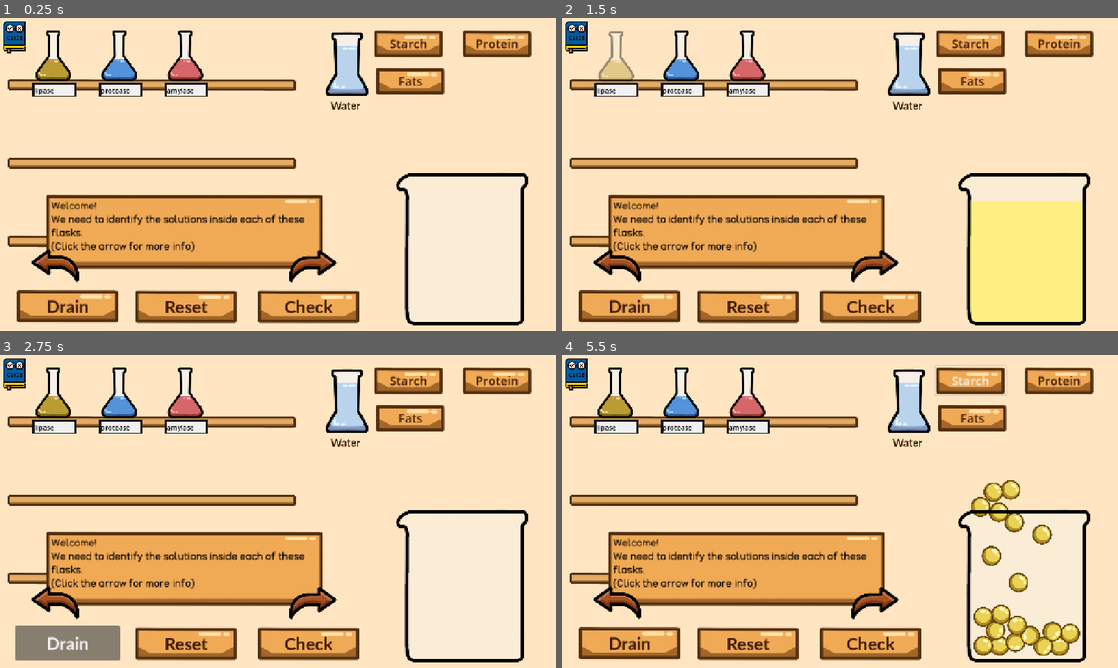
Above: before the commit, frames 1-4 (two rows, left to right).
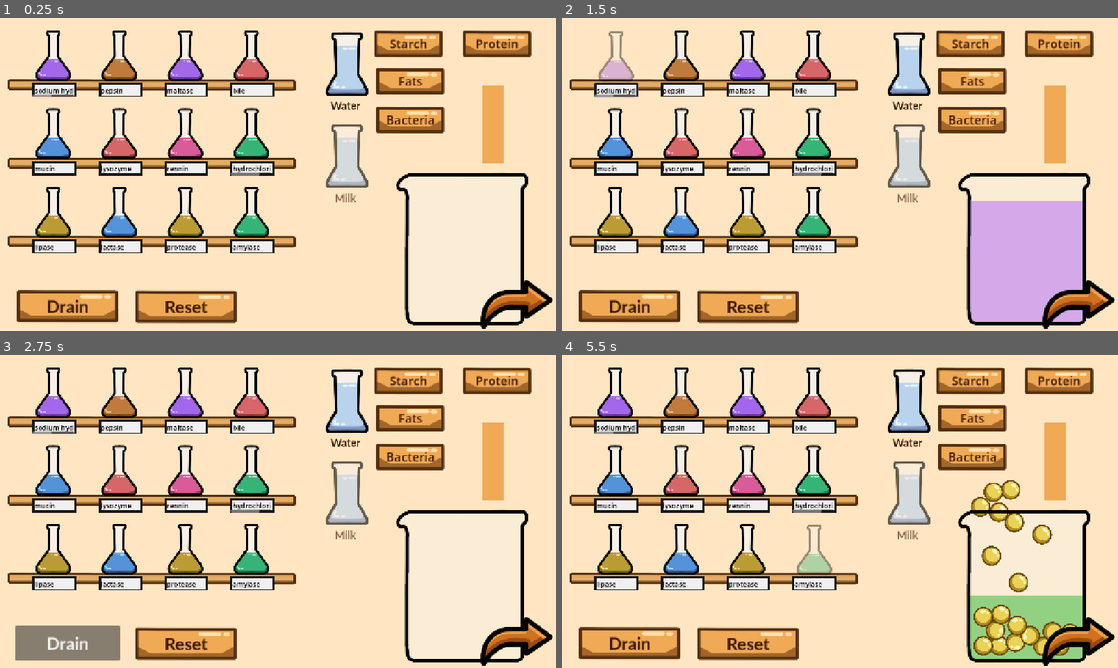
Above: after the commit, the same moments.

Repository: Fae-aof/Digestion-Junction
Game: Godot game, scene res://Digestion Track/track_level.tscn
Two runs of this game, one before a commit and one after it. Both use one fixed random seed, a clock stepped at 60 frames per second and the inputs below. Before the commit the project starts from res://Levels/level 1.tscn.
Inputs (mouse positions are in pixels of both pictures, inside the frame that each line leads up to):
- Up to frame 1 (0.25 s): no input
- Up to frame 2 (1.5 s): click (617, 55) at 0.52 s; tap Enter at 1.25 s; move the mouse to (962, 158) at 1.27 s; hold Right from 1.28 s (still down); tap Alt at 1.35 s; click (962, 158) at 1.42 s
- Up to frame 3 (2.75 s): release Right at 2 s; click "Drain" at 2 s
- Up to frame 4 (5.5 s): tap Enter at 2.75, 4.25, 5 s; move the mouse to (728, 527) at 2.77 s; hold Down (ui_down) 2.78-3.5 s; tap Shift at 2.85, 5.1 s; click "Starch" at 3.5 s; move the mouse to (895, 442) at 4.27 s; hold Right 4.28-5.03 s; tap Alt at 4.35 s; move the mouse to (812, 574) at 5.02 s; hold Up from 5.03 s (still down); click (812, 574) at 5.17 s

The runs differ from the first frame. In frame 1, 24% of the frame differs, in the area x 0-100%, y 1-100%; in frame 2, 32%; in frame 3, 24%; in frame 4, 27%.

Commit message:
Added chewing and peristalsis through gullet
- added chewing to the mouth where molecules will become smaller
- molecules fall slower and get stuck in the gullet
- added peristalsis that moves molecules slowly down the gullet

Diff:
--- a/digestion-junction/Digestion Track/Track Molecule.tscn
+++ b/digestion-junction/Digestion Track/Track Molecule.tscn
@@ -1,7 +1,11 @@
 [gd_scene format=3 uid="uid://d2a7eqi5tg1lh"]
 
 [ext_resource type="Texture2D" uid="uid://dj21tvj7oexi1" path="res://Sprites/Molecules/mol_maltose.png" id="1_4x71t"]
-[ext_resource type="Script" uid="uid://dawbk2qxlgih2" path="res://Nutrients/Nutrient.gd" id="1_ttyus"]
+[ext_resource type="Script" uid="uid://yik1orknslco" path="res://Digestion Track/track_molecule.gd" id="1_ttyus"]
+
+[sub_resource type="PhysicsMaterial" id="PhysicsMaterial_auskg"]
+friction = 2.5
+absorbent = true
 
 [sub_resource type="SpriteFrames" id="SpriteFrames_1vivr"]
 animations = [{
@@ -18,9 +22,10 @@
 radius = 39.22323
 
 [node name="TrackMolecule" type="RigidBody2D" unique_id=246993542 groups=["small"]]
-mass = 22.335
+physics_material_override = SubResource("PhysicsMaterial_auskg")
 freeze_mode = 1
 continuous_cd = 2
+linear_velocity = Vector2(0, -1.13)
 script = ExtResource("1_ttyus")
 
 [node name="AnimatedSprite2D" type="AnimatedSprite2D" parent="." unique_id=644171979]
@@ -31,3 +36,5 @@
 [node name="CollisionShape2D" type="CollisionShape2D" parent="." unique_id=501776737]
 scale = Vector2(0.13, 0.13)
 shape = SubResource("CircleShape2D_1vivr")
+
+[connection signal="body_entered" from="." to="." method="_on_body_entered"]
--- /dev/null
+++ b/digestion-junction/Digestion Track/peristalsis.gd
@@ -0,0 +1,14 @@
+extends StaticBody2D
+
+@onready var left_push: CollisionPolygon2D = $"Left Push"
+@onready var right_push: CollisionPolygon2D = $"Right Push"
+
+
+func squeeze():
+	var time = 0.8
+	var tweenR = create_tween()
+	tweenR.tween_property(right_push, "position", Vector2(25, 0), time)
+	var tweenL = create_tween()
+	tweenL.tween_property(left_push, "position", Vector2(-25, 0), time)
+	tweenR.tween_property(right_push, "position", Vector2(55, 0), time)
+	tweenL.tween_property(left_push, "position", Vector2(-55, 0), time)
--- /dev/null
+++ b/digestion-junction/Digestion Track/peristalsis.tscn
@@ -0,0 +1,15 @@
+[gd_scene format=3 uid="uid://btjqgmgup6buy"]
+
+[ext_resource type="Script" uid="uid://phl6ug58a7yf" path="res://Digestion Track/peristalsis.gd" id="1_ehp1f"]
+
+[node name="Peristalsis" type="StaticBody2D" unique_id=1236845276]
+script = ExtResource("1_ehp1f")
+
+[node name="Left Push" type="CollisionPolygon2D" parent="." unique_id=1622975802]
+position = Vector2(-60, 0)
+polygon = PackedVector2Array(-32, -25, 48, -37, 37, -25, 23, 47, -29, 67)
+
+[node name="Right Push" type="CollisionPolygon2D" parent="." unique_id=1616489001]
+position = Vector2(60, 0)
+scale = Vector2(-1, 1)
+polygon = PackedVector2Array(-32, -25, 45, -37, 37, -25, 23, 47, -32, 63)
--- a/digestion-junction/Digestion Track/track.gd
+++ b/digestion-junction/Digestion Track/track.gd
@@ -10,9 +10,19 @@
 var answers = [mouth_ans, stomach_ans, intestine_ans]
 var current_ans
 
+@onready var top_teeth: CollisionShape2D = $"Teeth/Top teeth"
+@onready var bottom_teeth: CollisionShape2D = $"Teeth/Bottom teeth"
+@onready var peri_1: Node2D = $Peri1
+@onready var peri_2: Node2D = $Peri2
+@onready var peri_3: Node2D = $Peri3
+
+var peri_array
+var peri_count = 0
+
 var score = 0
 
 func _ready() -> void:
+	peri_array = [peri_1, peri_2, peri_3]
 	position = Vector2(0, 500)
 	barriers = barrier_parent.get_children()
 	current_ans = answers.pop_front()
@@ -22,7 +32,39 @@
 	var bar = barriers.pop_front()
 	bar.queue_free()
 
+func _process(delta: float) -> void:
+	if Input.is_action_just_pressed("ui_down"):
+		move_teeth()
 
 func _on_area_2d_body_entered(body: Node2D) -> void:
 	if body.is_in_group("small"):
 		score += 1
+
+
+func _on_teeth_body_entered(body: Node2D) -> void:
+	if (body.is_in_group("small")):
+		body.shrink()
+
+func move_teeth():
+	var y_cord = 74
+	var mid_cord = 30
+	var tweenT = create_tween()
+	tweenT.tween_property(top_teeth, "position", Vector2 (0,-mid_cord), 0.15)
+	var tweenB = create_tween()
+	tweenB.tween_property(bottom_teeth, "position", Vector2 (0,mid_cord), 0.15)
+	tweenT.tween_property(top_teeth, "position", Vector2 (0,-y_cord), 0.15)
+	tweenB.tween_property(bottom_teeth, "position", Vector2 (0,y_cord), 0.15)
+
+
+func _on_esoph_body_exited(body: Node2D) -> void:
+	if body.is_in_group("small"):
+		body.gravity_scale = 0.01
+		body.linear_velocity = Vector2.ZERO
+
+func _on_friction_pressed() -> void:
+	var peri = peri_array[peri_count]
+	for i in peri.get_children():
+		i.squeeze()
+	peri_count += 1;
+	if peri_count >= 3:
+		peri_count = 0
--- a/digestion-junction/Digestion Track/track.tscn
+++ b/digestion-junction/Digestion Track/track.tscn
@@ -2,9 +2,16 @@
 
 [ext_resource type="Script" uid="uid://cu3glyhuik1e4" path="res://Digestion Track/track.gd" id="1_8ygy3"]
 [ext_resource type="Texture2D" uid="uid://cjwanqxconiqw" path="res://Sprites/lineart of track.PNG" id="2_cg5vd"]
+[ext_resource type="PackedScene" uid="uid://btjqgmgup6buy" path="res://Digestion Track/peristalsis.tscn" id="3_8ygy3"]
 
 [sub_resource type="RectangleShape2D" id="RectangleShape2D_1vivr"]
 size = Vector2(378.5, 126)
+
+[sub_resource type="RectangleShape2D" id="RectangleShape2D_8vrlf"]
+size = Vector2(184, 61)
+
+[sub_resource type="RectangleShape2D" id="RectangleShape2D_v5gy4"]
+size = Vector2(60, 22)
 
 [node name="Track" type="StaticBody2D" unique_id=733336893]
 script = ExtResource("1_8ygy3")
@@ -46,4 +53,67 @@
 position = Vector2(3, 710)
 shape = SubResource("RectangleShape2D_1vivr")
 
+[node name="Teeth" type="Area2D" parent="." unique_id=575110342 groups=["teeth"]]
+position = Vector2(-77, -580)
+
+[node name="Top teeth" type="CollisionShape2D" parent="Teeth" unique_id=1699202606]
+position = Vector2(0, -74)
+shape = SubResource("RectangleShape2D_8vrlf")
+
+[node name="Bottom teeth" type="CollisionShape2D" parent="Teeth" unique_id=336527218]
+position = Vector2(0, 74)
+shape = SubResource("RectangleShape2D_8vrlf")
+
+[node name="Esoph" type="Area2D" parent="." unique_id=1805188069]
+visible = false
+position = Vector2(0, -430)
+
+[node name="CollisionShape2D" type="CollisionShape2D" parent="Esoph" unique_id=1982887281]
+position = Vector2(-8, 15)
+shape = SubResource("RectangleShape2D_v5gy4")
+
+[node name="CollisionShape2D2" type="CollisionShape2D" parent="Esoph" unique_id=676437331]
+position = Vector2(-8, 111)
+shape = SubResource("RectangleShape2D_v5gy4")
+
+[node name="CollisionShape2D3" type="CollisionShape2D" parent="Esoph" unique_id=1274592634]
+position = Vector2(-8, 213)
+shape = SubResource("RectangleShape2D_v5gy4")
+
+[node name="Friction" type="Button" parent="." unique_id=1327532806]
+offset_left = -34.0
+offset_top = -469.0
+offset_right = 29.0
+offset_bottom = -14.0
+flat = true
+
+[node name="Peri1" type="Node2D" parent="." unique_id=714166358]
+
+[node name="Peristalsis" parent="Peri1" unique_id=1236845276 instance=ExtResource("3_8ygy3")]
+position = Vector2(-11, -424)
+
+[node name="Peristalsis2" parent="Peri1" unique_id=965425987 instance=ExtResource("3_8ygy3")]
+position = Vector2(-7, -212)
+
+[node name="Peri2" type="Node2D" parent="." unique_id=2010762670]
+position = Vector2(0, 43)
+
+[node name="Peristalsis" parent="Peri2" unique_id=1291056959 instance=ExtResource("3_8ygy3")]
+position = Vector2(-11, -394)
+
+[node name="Peristalsis3" parent="Peri2" unique_id=1929237394 instance=ExtResource("3_8ygy3")]
+position = Vector2(0, -185)
+
+[node name="Peri3" type="Node2D" parent="." unique_id=1707992060]
+position = Vector2(0, 43)
+
+[node name="Peristalsis2" parent="Peri3" unique_id=790372393 instance=ExtResource("3_8ygy3")]
+position = Vector2(-11, -324)
+
+[node name="Peristalsis4" parent="Peri3" unique_id=1802769886 instance=ExtResource("3_8ygy3")]
+position = Vector2(0, -117)
+
 [connection signal="body_entered" from="Area2D" to="." method="_on_area_2d_body_entered"]
+[connection signal="body_entered" from="Teeth" to="." method="_on_teeth_body_entered"]
+[connection signal="body_exited" from="Esoph" to="." method="_on_esoph_body_exited"]
+[connection signal="pressed" from="Friction" to="." method="_on_friction_pressed"]
--- a/digestion-junction/Digestion Track/track_level.gd
+++ b/digestion-junction/Digestion Track/track_level.gd
@@ -41,6 +41,7 @@
 
 
 func _on_pour_solution_pressed() -> void:
+	track.area_complete()
 	var incorrect = solution_maker.components.duplicate()
 	for i in solution_maker.components:
 		if answers.has(i):
--- a/digestion-junction/Digestion Track/track_level.tscn
+++ b/digestion-junction/Digestion Track/track_level.tscn
@@ -83,7 +83,7 @@
 script = ExtResource("7_44aes")
 molecule_list = ExtResource("8_x4dda")
 small_mol = ExtResource("9_hoved")
-num = 40
+num = 80
 
 [node name="Bottom_Right" parent="Spawner" index="1" unique_id=41511551]
 position = Vector2(19, 9)
--- /dev/null
+++ b/digestion-junction/Digestion Track/track_molecule.gd
@@ -0,0 +1,22 @@
+extends RigidBody2D
+
+@onready var animation: AnimatedSprite2D = $AnimatedSprite2D
+@onready var collision: CollisionShape2D = $CollisionShape2D
+
+var bites_cap = 4
+
+func shrink():
+	if bites_cap > 0:
+		var random = randi_range(1, 9)
+		if random > 7:
+			animation.scale = Vector2(0.09, 0.09)
+			collision.scale = Vector2(0.09, 0.09)
+			bites_cap = 0
+		else:
+			bites_cap -= 1
+	else:
+		var random = randi_range(1, 9)
+		if random > 7:
+			animation.scale = Vector2(0.09, 0.09)
+			collision.scale = Vector2(0.09, 0.09)
+			bites_cap = 0
--- a/digestion-junction/Digestion Track/track_spawner.gd
+++ b/digestion-junction/Digestion Track/track_spawner.gd
@@ -20,19 +20,19 @@
 	for i in num:
 		var nutrient = small_mol.instantiate()
 		nutrient.global_position = Vector2(randf_range(-x, x), randf_range(-y, y))
-		nutrient.min_time += 15
-		nutrient.max_time += 25
+		#nutrient.min_time += 15
+		#nutrient.max_time += 25
 		add_child(nutrient)
 
 
 func _process(delta: float) -> void:
 	time += delta
-	if time > 5:
+	if time > 3:
 		for i in num:
 			var nutrient = small_mol.instantiate()
 			nutrient.global_position = Vector2(randf_range(-x, x), randf_range(-y, y))
-			nutrient.min_time += 15
-			nutrient.max_time += 25
+			#nutrient.min_time += 15
+			#nutrient.max_time += 25
 			add_child(nutrient)
 		time = 0
 
--- a/digestion-junction/Levels/level 1.tscn
+++ b/digestion-junction/Levels/level 1.tscn
@@ -42,7 +42,6 @@
 solutions_list = ExtResource("2_a63mx")
 sprites_list = ExtResource("3_540j4")
 flask_count = 3
-cheats = true
 disable_pH = true
 
 [node name="Guide" type="Panel" parent="." unique_id=1112067197]
--- a/digestion-junction/Levels/level 2.tscn
+++ b/digestion-junction/Levels/level 2.tscn
@@ -41,7 +41,6 @@
 solutions_list = ExtResource("3_1bp41")
 sprites_list = ExtResource("4_bu6x3")
 flask_count = 5
-cheats = true
 disable_pH = true
 
 [node name="Guide" type="Panel" parent="." unique_id=1112067197]
--- a/digestion-junction/Levels/level 3.tscn
+++ b/digestion-junction/Levels/level 3.tscn
@@ -39,7 +39,6 @@
 solutions_list = ExtResource("3_2bfy5")
 sprites_list = ExtResource("4_0lwa1")
 flask_count = 7
-cheats = true
 
 [node name="Guide" type="Panel" parent="." unique_id=1112067197]
 offset_left = 103.0
--- a/digestion-junction/Levels/level 4.tscn
+++ b/digestion-junction/Levels/level 4.tscn
@@ -38,7 +38,6 @@
 solutions_list = ExtResource("3_k2mch")
 sprites_list = ExtResource("4_6mypk")
 flask_count = 7
-cheats = true
 disable_bact = false
 
 [node name="Guide" type="Panel" parent="." unique_id=1112067197]
--- a/digestion-junction/Levels/level 5.tscn
+++ b/digestion-junction/Levels/level 5.tscn
@@ -38,7 +38,6 @@
 solutions_list = ExtResource("3_ob6w1")
 sprites_list = ExtResource("4_q7eds")
 flask_count = 7
-cheats = true
 disable_milk = false
 disable_bact = false
 
--- a/digestion-junction/project.godot
+++ b/digestion-junction/project.godot
@@ -11,7 +11,7 @@
 [application]
 
 config/name="Digestion Junction"
-run/main_scene="uid://c7sf3w0xoi4gs"
+run/main_scene="uid://broflgkg2jq7f"
 config/features=PackedStringArray("4.7", "GL Compatibility")
 config/icon="res://icon.svg"
 
@@ -23,6 +23,7 @@
 
 window/size/viewport_width=1280
 window/size/viewport_height=720
+window/size/mode=2
 window/stretch/mode="canvas_items"
 window/stretch/aspect="expand"
 
@@ -44,6 +45,7 @@
 casein=""
 small=""
 movable=""
+teeth=""
 
 [physics]
 
Not shown, added: digestion-junction/Digestion Track/peristalsis.gd.uid
Not shown, added: digestion-junction/Digestion Track/track_molecule.gd.uid
Not shown, added: digestion-junction/Exports/Week 2/index.apple-touch-icon.png.import
Not shown, added: digestion-junction/Exports/Week 2/index.icon.png.import
Not shown, added: digestion-junction/Exports/Week 2/index.png.import
Not shown, changed: digestion-junction/export_presets.cfg
Not shown, added: digestion-junction/Exports/Week 2/Digestion Junction Week 2.zip
Not shown, added: digestion-junction/Exports/Week 2/index.apple-touch-icon.png
Not shown, added: digestion-junction/Exports/Week 2/index.audio.position.worklet.js
Not shown, added: digestion-junction/Exports/Week 2/index.audio.worklet.js
Not shown, added: digestion-junction/Exports/Week 2/index.icon.png
Not shown, added: digestion-junction/Exports/Week 2/index.js
(and 3 more such lines)
